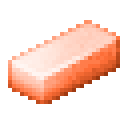
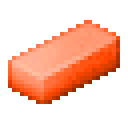
Two versions of the same layered image (128x128). Layer-by-layer changes:
pixels changed over box(8, 20, 120, 104) (layer not identified)
